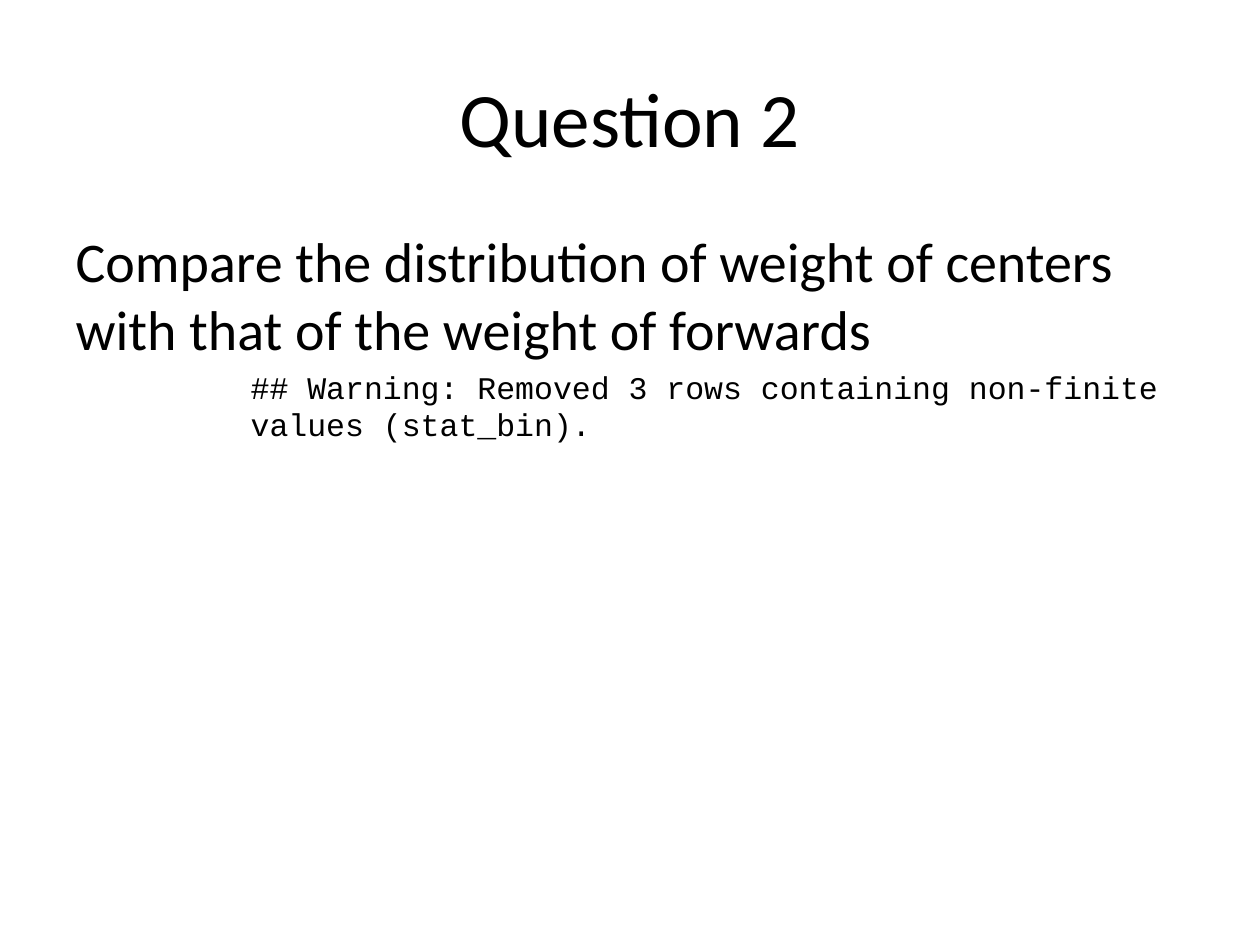
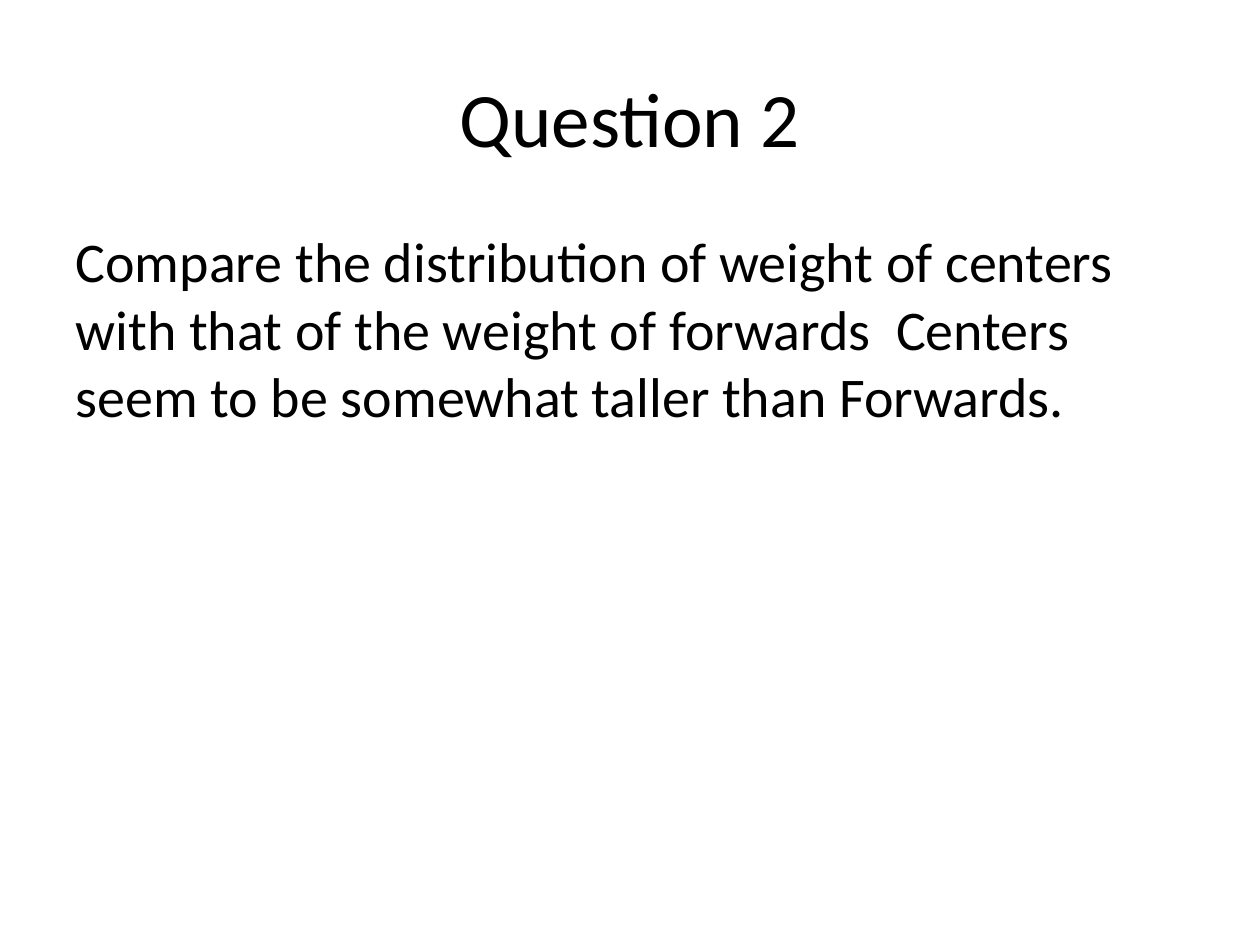
Before and after one commit to rmpalmer/MDS-6306-Doing-Data-Science-Fall-2019, a slide deck: slide 4 of Unit 2/Richard_Palmer_LiveSession_2.pptx. Drawn at 1260x945 pixels with LibreOffice and Linux fonts; fonts in the diff are those of the drawing. Boxes give left, top, right and bottom in pixels: in the first picture for what was removed or moved away, otherwise in the second. Text is boxed around its words. In the diff, an @@ line names an element or a change of style, - is before the commit and + after.

```diff
--- a/Unit 2/Richard_Palmer_LiveSession_2.pptx
+++ b/Unit 2/Richard_Palmer_LiveSession_2.pptx
@@ text at box(76, 243, 1113, 418): text changed @@
-Compare the distribution of weight of centers with that of the weight of forwards
-## Warning: Removed 3 rows containing non-finite values (stat_bin).
+Compare the distribution of weight of centers with that of the weight of forwards Centers seem to be somewhat taller than Forwards.
```
Also in this commit, not shown: 7 other slides changed, 1 slide added, 6 slides removed, 1 other file.
